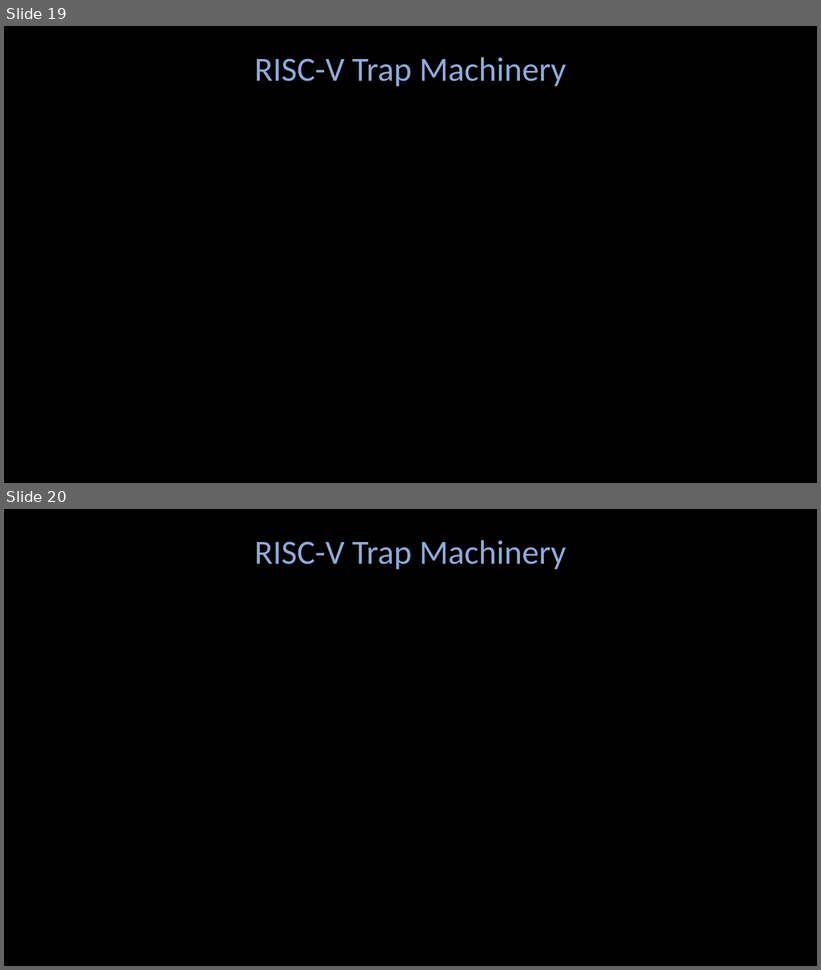
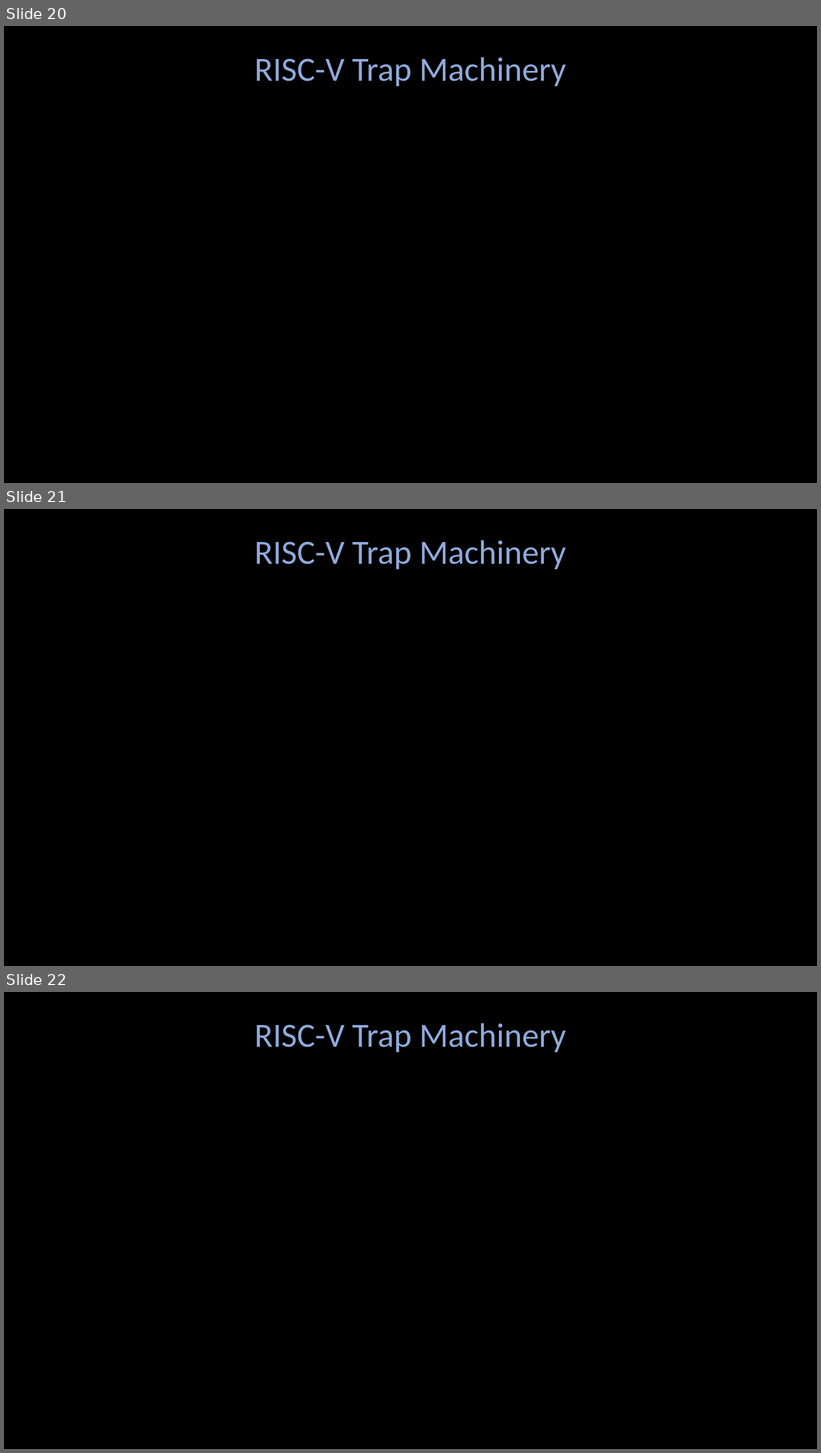
Before and after one commit to Angold-4/os, a slide deck: docs/figures/os1.pptx. Shown one above the other, each under a label of ours: slides 19 and 20 before the commit, slides 20, 21 and 22 after it. The pictures are 821x970 and 821x1453 pixels, drawn with LibreOffice and Linux fonts; fonts in the diff are those of the drawing. Boxes give left, top, right and bottom in pixels: in the first picture for what was removed or moved away, otherwise in the second. Text is boxed around its words. In the diff, an @@ line names an element or a change of style, - is before the commit and + after.

```diff
--- a/docs/figures/os1.pptx
+++ b/docs/figures/os1.pptx
@@ slide 21 added at [4, 509, 817, 966], background #000000 @@
@@ text added at [255, 540, 566, 570], 40 pt, text #8FAADC @@
+RISC-V Trap Machinery
@@ what was slide 19 is now slide 20 @@
@@ what was slide 20 is now slide 22 @@
```
Also in this commit, not shown: 1 other slide added, 5 other files.
